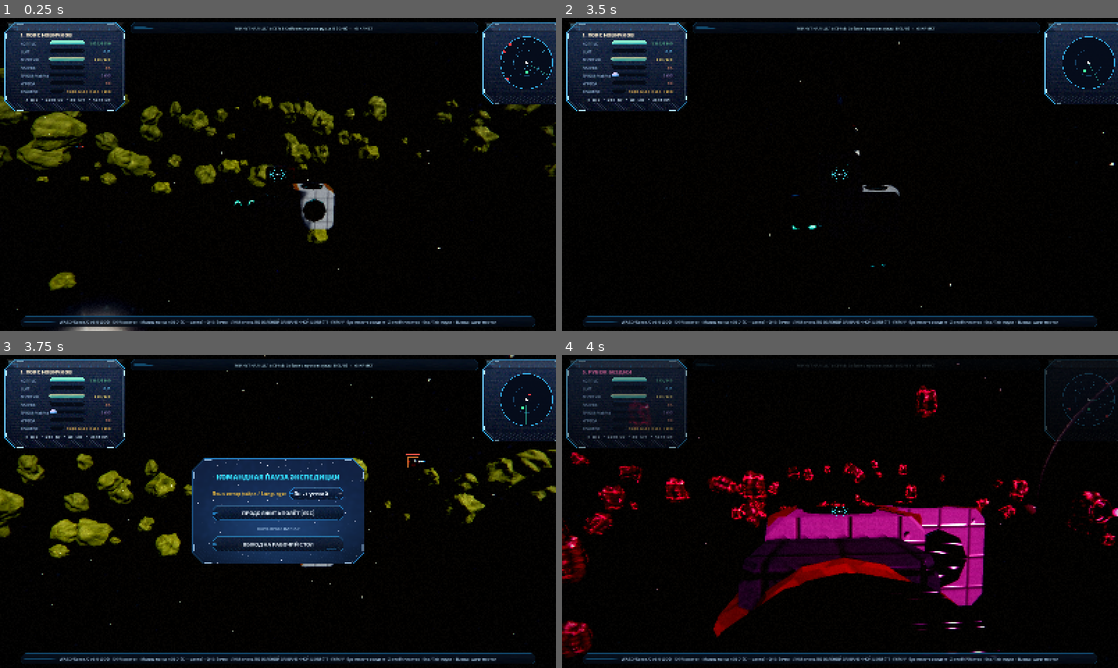
Above: before the commit, frames 1-4 (two rows, left to right).
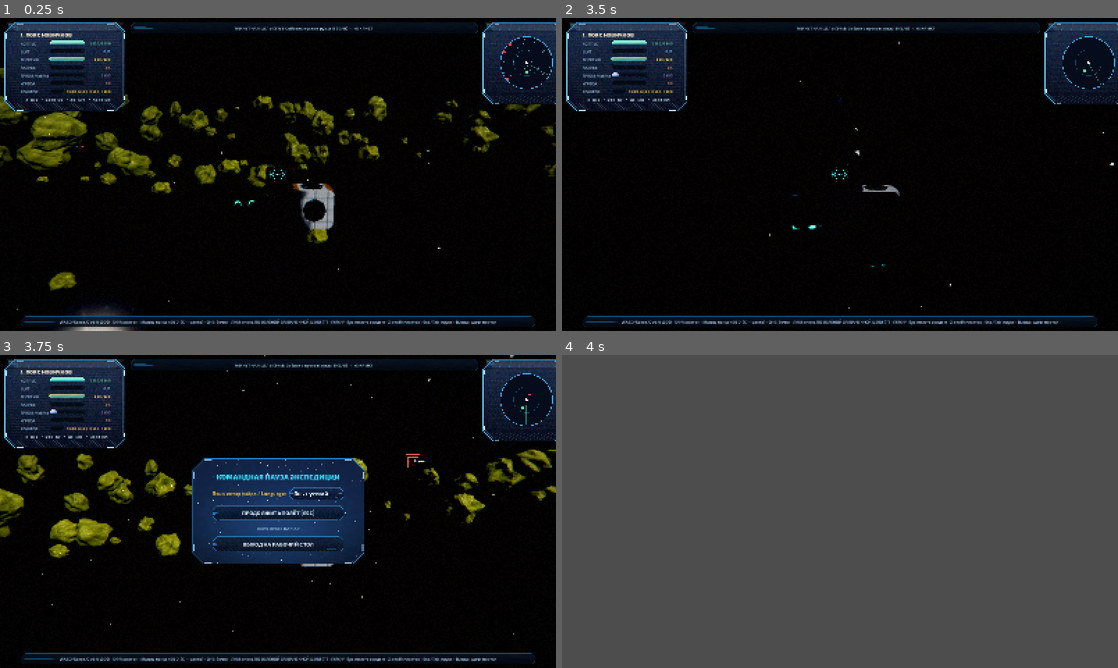
Above: after the commit, the same moments.

Repository: Ritmirchic/Roblox
Game: Godot game, scene res://tests/TestScene.tscn
Same seed, same stepped clock (60 frames per second), same inputs: the game is played once before the commit and once after it. This scene is started directly instead of the project's main scene.
Inputs (mouse positions are in pixels of both pictures, inside the frame that each line leads up to):
- Up to frame 1 (0.25 s): no input
- Up to frame 2 (3.5 s): tap Enter at 0.5 s; move the mouse to (867, 174) at 0.52 s; hold Q 0.53-1.28 s; hold W from 0.53 s (still down); click (867, 174) at 0.67 s; tap Space at 0.77, 1.52, 3.02 s; move the mouse to (812, 174) at 1.27 s; tap E at 1.35 s; move the mouse to (851, 168) at 2.02 s; tap R at 2.1 s; move the mouse to (834, 180) at 2.77 s; tap X at 2.85 s; click (834, 180) at 2.92 s
- Up to frame 3 (3.75 s): keep holding W; move the mouse to (316, 514) at 3.52 s; tap Tab at 3.6 s
- Up to frame 4 (4 s): keep holding W; tap Space at 3.77 s

Frames 1-3 are identical in both runs. In frame 4, 100% of the frame differs, in the area x 0-100%, y 0-100%.
Error before the commit: Parse Error: Cannot infer the type of "is_engine" variable because the value doesn't have a set type. (res://scripts/ui/Main.gd:185)

Commit message:
v2.6.0: fix GDScript type inference on the module material pass
Co-authored-by: arena-agent <297053741+arena-agent@users.noreply.github.com>

Diff:
--- a/scripts/autoload/ThemeHelper.gd
+++ b/scripts/autoload/ThemeHelper.gd
@@ -687,7 +687,6 @@
 		proc.ground_horizon_color = Color(0.06, 0.08, 0.14)
 		sky.sky_material = proc
 	sky.process_mode = Sky.PROCESS_MODE_REALTIME if quality_bool("landmark_detail") else Sky.PROCESS_MODE_AUTOMATIC
-	var r := deg_to_rad(rotation_deg)
 	return sky
 
 
--- a/scripts/space/ResourceChunk3D.gd
+++ b/scripts/space/ResourceChunk3D.gd
@@ -58,7 +58,9 @@
 		if _glow_check_t <= 0.0:
 			_glow_check_t = 0.35
 			var near := false
-			var cam := get_viewport().get_camera_3d() if is_inside_tree() else null
+			var cam: Camera3D = null
+			if is_inside_tree():
+				cam = get_viewport().get_camera_3d()
 			if cam != null:
 				near = global_position.distance_squared_to(cam.global_position) < 900.0
 			_magnetized_glow.visible = near
--- a/scripts/ui/Main.gd
+++ b/scripts/ui/Main.gd
@@ -182,7 +182,7 @@
 				_menu_ship_spin.add_child(inst)
 				# Same specular language as in flight, otherwise the menu ship and
 				# the ship you fly look like two different assets.
-				var is_engine := GameData.modules[mid].has("thrust_force")
+				var is_engine: bool = bool(GameData.modules[mid].has("thrust_force"))
 				VFXFactory.tune_glb_materials(inst, 0.1 if is_engine else 0.06, 0.38 if is_engine else 0.46, is_engine)
 
 	if ResourceLoader.exists("res://assets/models/asteroids/ast_crystal_geode.glb"):
